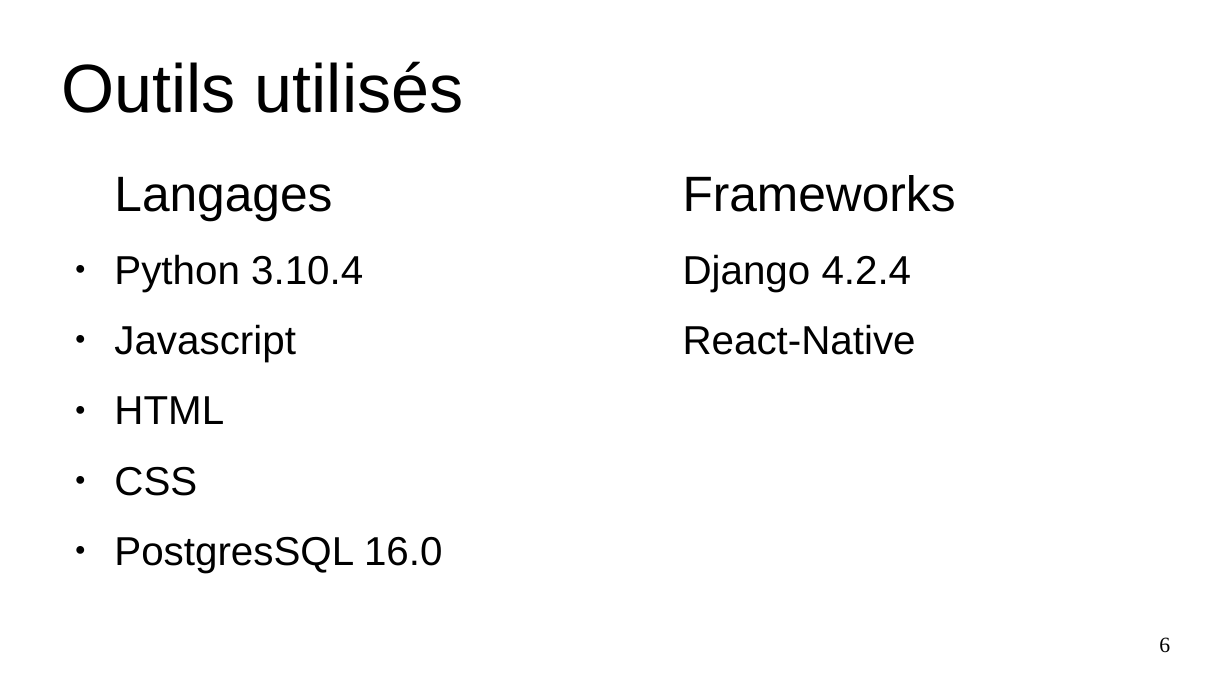
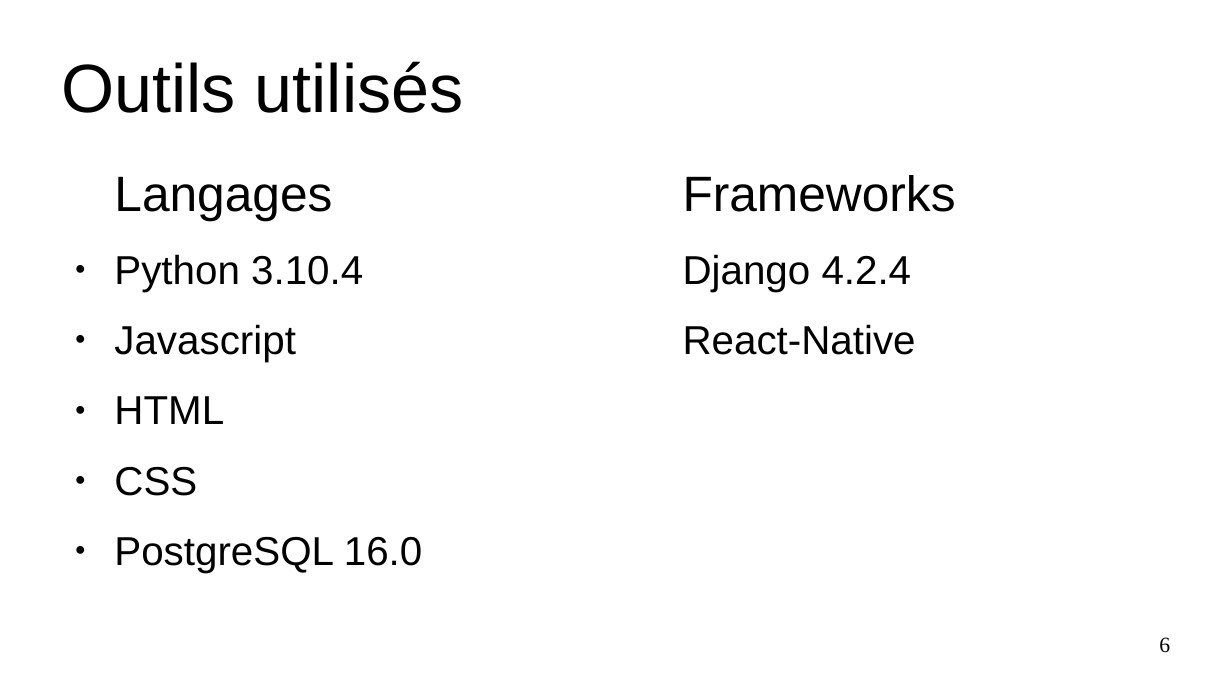
Before and after one commit to Myrrhe/aston-project-3, a slide deck: slide 6 of soutenance/res/rel/powerpoint_20230318.odp. Drawn at 1232x693 pixels with LibreOffice and Linux fonts; fonts in the diff are those of the drawing. Boxes give left, top, right and bottom in pixels: in the first picture for what was removed or moved away, otherwise in the second. Text is boxed around its words. In the diff, an @@ line names an element or a change of style, - is before the commit and + after.

Commit message:
Added PostgreSQL to the powerpoint.

```diff
--- a/soutenance/res/rel/powerpoint_20230318.odp
+++ b/soutenance/res/rel/powerpoint_20230318.odp
@@ text at [114, 537, 423, 573]: text changed @@
-● PostgresSQL 16.0
+● PostgreSQL 16.0
```
Also in this commit, not shown: 1 other slide changed, 1 slide added, 7 other files.
